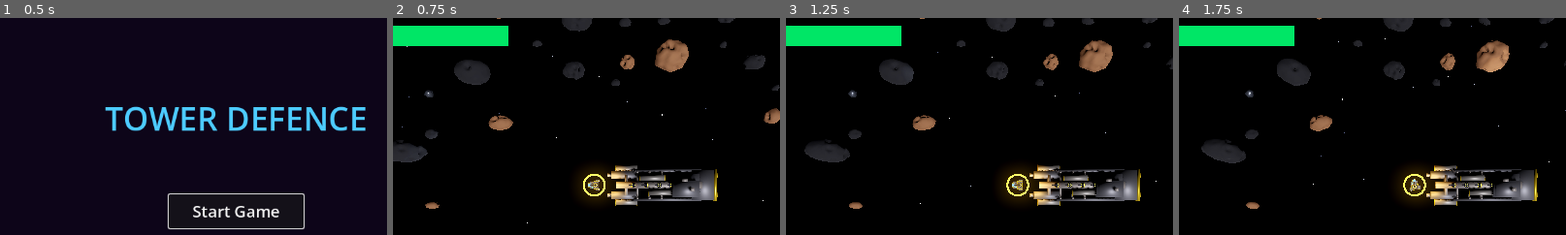
Above: before the commit, frames 1-4 (left to right).
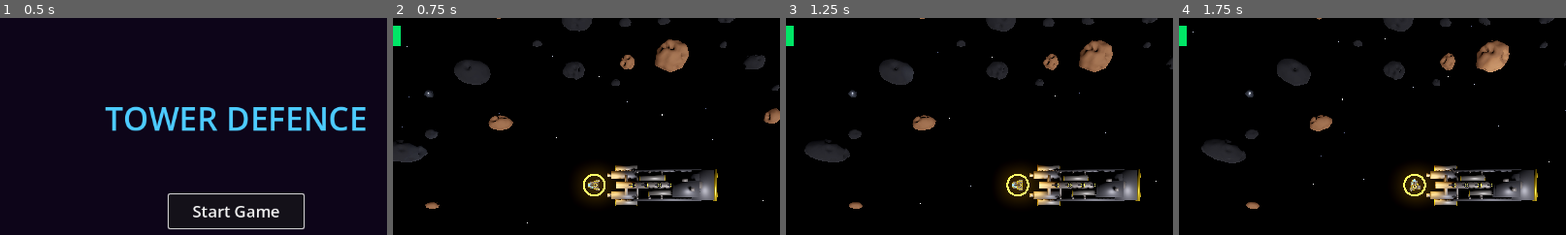
Above: after the commit, the same moments.

Repository: rgjhawkins/towerdefence
Game: Godot game, scene res://main_menu.tscn
Two runs of this game, one before a commit and one after it. Both use one fixed random seed, a clock stepped at 60 frames per second and the inputs below.
Inputs:
- Up to frame 1 (0.5 s): no input
- Up to frame 2 (0.75 s): click "Start Game" at 0.5 s
- Up to frame 3 (1.25 s): no input
- Up to frame 4 (1.75 s): hold D from 1.28 s (still down)
The pictures show only the part of the screen within x 20-69%, y 12-61%; the shares and areas given below are measured in that part.

Frame 1 is identical in both runs. In frame 2, 2.6% of the frame differs, in the area x 2-30%, y 3-13%; in frame 3, 2.6%; in frame 4, 2.6%.

Commit message:
Add energy system to Ship base class; gate turrets on energy; fix energy bar bug
- Move energy/max_energy/energy_regen/energy_changed and _regen_energy() into Ship base class
- CollectorShip and MiningMothership inherit energy; remove duplicated fields/signals
- Mothership configured for 1000 max energy / 100/s regen via scene exports
- Collector recharges at 10/s when docked at landing pad, 1/s otherwise
- Turrets walk parent tree to find owning Ship (not hardcoded CollectorShip group lookup)
- Machinegun blocked from firing when energy < 5; mining laser shuts off when energy < 0.1
- Fix energy bar never shrinking below half: PanelContainer -> Panel so anchor_right works

Co-Authored-By: Claude Sonnet 4.6 <noreply@anthropic.com>

Diff:
--- a/collector_ship.gd
+++ b/collector_ship.gd
@@ -3,7 +3,6 @@
 
 signal ore_collected(amount: int)
 signal health_changed(current: float, maximum: float)
-signal energy_changed(current: float, maximum: float)
 signal cargo_changed(current: int, capacity: int)
 signal cargo_unloaded(amount: int)
 signal destroyed()
@@ -38,8 +37,6 @@
 		progress = 0.0
 
 @export var max_health: float = 100.0
-@export var max_energy: float = 100.0
-@export var energy_regen: float = 1.0   # Energy per second
 @export var rotation_speed: float = 180.0  # Degrees per second
 @export var thrust_power: float = 15.0
 @export var max_speed: float = 12.0
@@ -64,8 +61,8 @@
 var is_thrusting: bool = false
 var is_tractoring: bool = false
 var is_unloading: bool = false
+var is_docked: bool = false
 var health: float = 100.0
-var energy: float = 100.0
 var current_cargo: int = 0
 var unload_accumulator: float = 0.0
 var parking_bay_pos: Vector3 = DEFAULT_PARKING_POS
@@ -135,7 +132,8 @@
 
 func _regen_energy(delta: float) -> void:
 	if energy < max_energy:
-		energy = minf(energy + energy_regen * delta, max_energy)
+		var rate := 10.0 if is_docked else energy_regen
+		energy = minf(energy + rate * delta, max_energy)
 		energy_changed.emit(energy, max_energy)
 
 
@@ -279,7 +277,9 @@
 	# Check distance to parking bay
 	var dist_to_parking := global_position.distance_to(parking_bay_pos)
 
-	if dist_to_parking <= unload_range:
+	is_docked = dist_to_parking <= unload_range
+
+	if is_docked:
 		_clear_attached_bugs()
 
 	if dist_to_parking <= unload_range and current_cargo > 0:
--- a/collector_turret_base.gd
+++ b/collector_turret_base.gd
@@ -68,12 +68,29 @@
 	_claimed[alien] = self
 
 
-## Drain energy from the parent CollectorShip. Safe to call every frame.
+## Returns the Ship that owns this turret, or null.
+func _get_owner_ship() -> Ship:
+	var node: Node = self
+	while node:
+		if node is Ship:
+			return node as Ship
+		node = node.get_parent()
+	return null
+
+
+## Returns true if the owning ship has at least `amount` energy.
+func _has_energy(amount: float) -> bool:
+	var ship := _get_owner_ship()
+	return ship != null and ship.energy >= amount
+
+
+## Drain energy from the ship this turret belongs to.
 func _drain_energy(amount: float) -> void:
-	var ship := get_tree().get_first_node_in_group("collectors") as CollectorShip
+	var ship := _get_owner_ship()
 	if ship:
 		ship.energy = maxf(0.0, ship.energy - amount)
 		ship.energy_changed.emit(ship.energy, ship.max_energy)
+
 
 
 ## Release this turret's current claim, if any.
--- a/hud.tscn
+++ b/hud.tscn
@@ -35,7 +35,7 @@
 text = "Energy"
 vertical_alignment = 1
 
-[node name="EnergyBarBg" type="PanelContainer" parent="CollectorContainer/VBox/EnergyRow"]
+[node name="EnergyBarBg" type="Panel" parent="CollectorContainer/VBox/EnergyRow"]
 layout_mode = 2
 custom_minimum_size = Vector2(160, 18)
 
--- a/machinegun_turret.gd
+++ b/machinegun_turret.gd
@@ -130,6 +130,8 @@
 func _try_fire() -> void:
 	if _time_since_shot < 60.0 / rpm:
 		return
+	if not _has_energy(5.0):
+		return
 	var aim := _lead_position()
 	var fwd := -_barrel.global_transform.basis.z.normalized()
 	var to_aim := (aim - _muzzle.global_position).normalized()
--- a/mining_laser_turret.gd
+++ b/mining_laser_turret.gd
@@ -107,6 +107,13 @@
 			_audio.stop()
 		return
 
+	if not _has_energy(0.1):
+		_laser_beam.visible = false
+		_impact_glow.visible = false
+		if _audio.playing:
+			_audio.stop()
+		return
+
 	if not _audio.playing:
 		_audio.play()
 
--- a/mining_mothership.gd
+++ b/mining_mothership.gd
@@ -25,6 +25,7 @@
 
 	health = max_health
 	shield = max_shield
+	energy = max_energy  # max_energy inherited from Ship
 
 	# Load the Blender-generated model and attach it
 	var model_res := load("res://assets/mothership/mothership.glb") as PackedScene
@@ -99,6 +100,7 @@
 	if shield < max_shield:
 		shield = minf(shield + shield_regen_rate * delta, max_shield)
 		shield_changed.emit(shield, max_shield)
+	_regen_energy(delta)
 
 
 func take_damage(amount: float) -> void:
--- a/mining_mothership.tscn
+++ b/mining_mothership.tscn
@@ -8,6 +8,8 @@
 
 [node name="MiningMothership" type="Node3D"]
 script = ExtResource("1_script")
+max_energy = 1000.0
+energy_regen = 100.0
 
 [node name="TurretMount1" type="Node3D" parent="."]
 position = Vector3(0, 1.5, 3)
--- a/ship.gd
+++ b/ship.gd
@@ -1,3 +1,17 @@
 class_name Ship
 extends Node3D
 ## Base class for all pilotable ships.
+
+signal energy_changed(current: float, maximum: float)
+
+@export var max_energy: float = 100.0
+@export var energy_regen: float = 1.0
+
+var energy: float
+
+
+## Call from _process in subclasses to regenerate energy each frame.
+func _regen_energy(delta: float) -> void:
+	if energy < max_energy:
+		energy = minf(energy + energy_regen * delta, max_energy)
+		energy_changed.emit(energy, max_energy)
